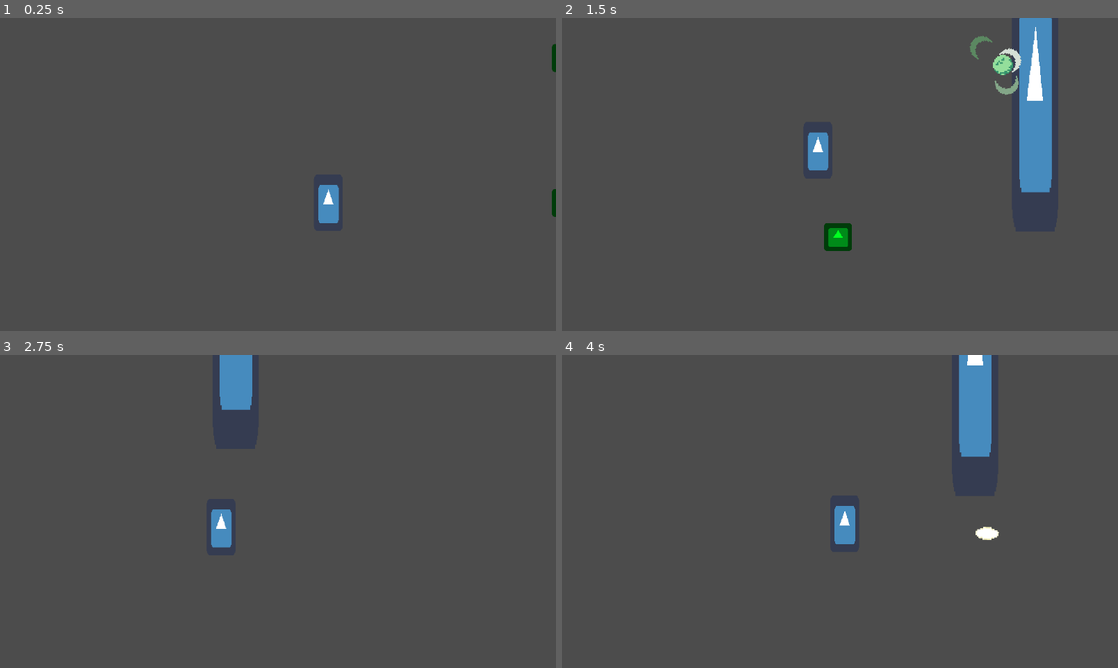
Above: before the commit, frames 1-4 (two rows, left to right).
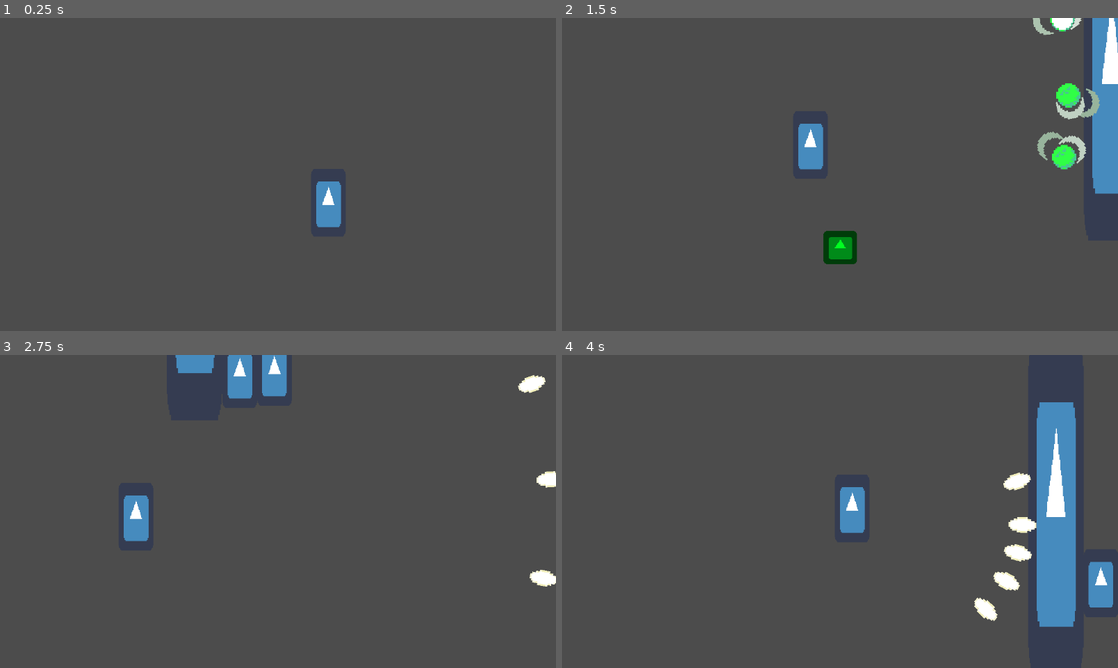
Above: after the commit, the same moments.

Repository: florian-rieder/2DShooter
Game: Godot game, scene res://test.tscn
Two runs of this game, one before a commit and one after it. Both use one fixed random seed, a clock stepped at 60 frames per second and the inputs below. The engine's default icon, where the game draws it, is replaced by a stand-in: a white triangle on a blue panel in a dark square.
Inputs (mouse positions are in pixels of both pictures, inside the frame that each line leads up to):
- Up to frame 1 (0.25 s): no input
- Up to frame 2 (1.5 s): move the mouse to (962, 158) at 0.52 s; hold D (right) 0.53-1.28 s; hold Space (fire) 0.53-1.28 s; move the mouse to (728, 190) at 1.27 s; hold S (down) from 1.28 s (still down); tap Space (fire) at 1.35 s
- Up to frame 3 (2.75 s): move the mouse to (333, 442) at 2.02 s; release S (down) at 2.03 s; hold D (right) from 2.03 s (still down); hold C from 2.03 s (still down); tap Space (fire) at 2.3 s
- Up to frame 4 (4 s): move the mouse to (812, 574) at 2.77 s; release D (right) at 2.78 s; release C at 2.78 s; hold W (up) 2.78-3.53 s; tap Space (fire) at 2.85 s; move the mouse to (1006, 558) at 3.52 s; hold A (left) from 3.53 s (still down); hold Space (fire) from 3.53 s (still down)

The runs differ from the first frame. In frame 1, 0.4% of the frame differs, in the area x 56-100%, y 8-67%; in frame 2, 8.6%; in frame 3, 3.1%; in frame 4, 9.4%, in the area x 49-100%, y 0-87%.

Commit message:
fixed a bunch of things
- shake and kickback on fire was broken
- added firing multiple projectiles at different angles
- added visibilityenabler on enemies

Diff:
--- a/2DShooter/Characters/BaseEnemy/BaseEnemy.tscn
+++ b/2DShooter/Characters/BaseEnemy/BaseEnemy.tscn
@@ -21,8 +21,10 @@
 
 [node name="DetectionArea" type="Area2D" parent="." index="3"]
 
-[node name="CollisionShape2D" type="CollisionShape2D" parent="DetectionArea" index="0"]
+[node name="DetectionShape" type="CollisionShape2D" parent="DetectionArea" index="0"]
 shape = SubResource( 1 )
+
+[node name="VisibilityEnabler2D" type="VisibilityEnabler2D" parent="." index="4"]
 
 [connection signal="body_entered" from="DetectionArea" to="." method="_on_DetectionArea_body_entered"]
 [connection signal="body_exited" from="DetectionArea" to="." method="_on_DetectionArea_body_exited"]
--- a/2DShooter/Characters/Player/Player.gd
+++ b/2DShooter/Characters/Player/Player.gd
@@ -29,8 +29,8 @@
 
 
 func powerup(powerup):
-    if powerup.is_type('WeaponResource'):
-        weapon.update_weapon(powerup)
+    if powerup is WeaponResource:
+        weapon.set_weapon(powerup)
 
 
 func die():
@@ -39,6 +39,6 @@
     get_tree().reload_current_scene()
 
 
-func _on_Weapon_shot_fired(kickback):
+func _on_Weapon_shot_fired(kickback, _shake_trauma):
     var direction = (global_position - get_global_mouse_position()).normalized()
     move_and_slide(direction * kickback)
--- a/2DShooter/Characters/Player/Player.tscn
+++ b/2DShooter/Characters/Player/Player.tscn
@@ -8,7 +8,6 @@
 [ext_resource path="res://Weapon/Weapon.tscn" type="PackedScene" id=6]
 [ext_resource path="res://Characters/Player/Player.gd" type="Script" id=7]
 [ext_resource path="res://modulate_white.gdshader" type="Shader" id=8]
-[ext_resource path="res://Weapon/Data/test_weapon.tres" type="Resource" id=9]
 
 [sub_resource type="ShaderMaterial" id=2]
 resource_local_to_scene = true
@@ -45,4 +44,6 @@
 texture = ExtResource( 3 )
 
 [node name="Weapon" parent="." index="3" instance=ExtResource( 6 )]
-weapon = ExtResource( 9 )
+
+[connection signal="shot_fired" from="Weapon" to="." method="_on_Weapon_shot_fired"]
+[connection signal="shot_fired" from="Weapon" to="CameraFocus/Camera2D" method="_on_Weapon_shot_fired"]
--- a/2DShooter/Characters/Player/ShakeCamera2D.gd
+++ b/2DShooter/Characters/Player/ShakeCamera2D.gd
@@ -39,7 +39,6 @@
 func add_trauma(amount):
     trauma = min(trauma + amount, 1.0)
 
-
 func _on_Weapon_shot_fired(_weapon_kickback, weapon_trauma):
     if trauma < 0.35:
         add_trauma(weapon_trauma)
--- a/2DShooter/Director/Director.gd
+++ b/2DShooter/Director/Director.gd
@@ -8,6 +8,7 @@
 
 var sensed_difficulty : float
 var target_difficulty : float
+var max_enemies : int = 500
 
 # call function on each member of a group:
 # get_tree().call_group("my_group","my_function",args...)
@@ -58,7 +59,7 @@
     var selected_spawnpoint = possible_spawnpoints[0]
 
     # TODO: choose enemy types and numbers
-    for _i in range(randi() % 2):
+    for _i in range(randi() % 5):
         selected_spawnpoint.spawn_random(enemy_types['BaseEnemy'])
 
 
--- a/2DShooter/Impact/Impact.gd
+++ b/2DShooter/Impact/Impact.gd
@@ -6,6 +6,5 @@
 
 # destroy this node when the animation is finished
 func _on_ImpactSprite_animation_finished():
-    $ImpactSprite.visible = false
     # wait 1 sec to make sure particles are done
     queue_free()
--- a/2DShooter/Projectile/Projectile.gd
+++ b/2DShooter/Projectile/Projectile.gd
@@ -24,17 +24,21 @@
         body.call('take_hit', projectile.damage)
     queue_free()
 
+
 func spawn_impact():
     var root = get_tree().get_root()
-    var impact = projectile.impact.instance()
-    impact.global_position = global_position
-    root.add_child(impact)
-#    for _i in range(impact_quantity):
-#        var impact = Impact.instance()
-#        var deviation = Vector2(randi() % impact_deviation, randi() % impact_deviation)
-#        root.add_child(impact)
-#        impact.playing = true
-#        impact.global_position = global_position + deviation
+#    var impact = projectile.impact.instance()
+#    impact.global_position = global_position
+#    root.add_child(impact)
+    for _i in range(projectile.impact_quantity):
+        var impact = projectile.impact.instance()
+
+        var deviation = Vector2.ZERO
+        if projectile.impact_deviation != 0:
+            deviation = Vector2(randi() % projectile.impact_deviation, randi() % projectile.impact_deviation)
+
+        root.add_child(impact)
+        impact.global_position = global_position + deviation
 
 
 func play_hit_sound(): # To avoid the sound from clipping, we generate a new audio node each time then we delete it
--- a/2DShooter/Projectile/Projectile.tscn
+++ b/2DShooter/Projectile/Projectile.tscn
@@ -13,11 +13,11 @@
 projectile = ExtResource( 3 )
 
 [node name="Sprite" type="Sprite" parent="."]
-position = Vector2( 1.19209e-07, 1.19209e-07 )
+position = Vector2( 8, 0 )
 texture = ExtResource( 1 )
 
 [node name="CollisionShape2D" type="CollisionShape2D" parent="."]
-position = Vector2( 0, 1 )
+position = Vector2( 8, 1 )
 rotation = 1.5708
 shape = SubResource( 1 )
 
--- a/2DShooter/Projectile/ProjectileResource.gd
+++ b/2DShooter/Projectile/ProjectileResource.gd
@@ -2,8 +2,10 @@
 class_name ProjectileResource
 
 
+export var speed : int
+export var damage : int
+
 export (PackedScene) var impact
 export (Array, Resource) var impact_sounds
-
-export var speed : int
-export var damage : int
+export var impact_quantity : int = 1
+export var impact_deviation : int = 0
--- a/2DShooter/Projectile/TestProjectile.tres
+++ b/2DShooter/Projectile/TestProjectile.tres
@@ -6,7 +6,9 @@
 
 [resource]
 script = ExtResource( 1 )
+speed = 500
+damage = 20
 impact = ExtResource( 3 )
 impact_sounds = [ ExtResource( 2 ) ]
-speed = 500
-damage = 20
+impact_quantity = 1
+impact_deviation = 0
--- a/2DShooter/Weapon/Data/SlowAndHeavy.tres
+++ b/2DShooter/Weapon/Data/SlowAndHeavy.tres
@@ -6,9 +6,10 @@
 
 [resource]
 script = ExtResource( 1 )
+projectile_angles = [ 0.0 ]
 rate_of_fire = 100
 inaccuracy = 0.35
-kickback = 75
+kickback = 100
 shake_trauma = 0.23
 projectile = ExtResource( 2 )
 fire_sounds = [ ExtResource( 3 ) ]
--- a/2DShooter/Weapon/Data/ToxicBlaster.tres
+++ b/2DShooter/Weapon/Data/ToxicBlaster.tres
@@ -8,6 +8,7 @@
 
 [resource]
 script = ExtResource( 1 )
+projectile_angles = [ 0.5, 0.25, 0.0, -0.25, -0.5 ]
 rate_of_fire = 200
 inaccuracy = 0.1
 kickback = 50
--- a/2DShooter/Weapon/Data/WeaponResource.gd
+++ b/2DShooter/Weapon/Data/WeaponResource.gd
@@ -3,13 +3,12 @@
 class_name WeaponResource
 
 
-export var rate_of_fire : int
+export (Array, float) var projectile_angles = [0.0]
+export var rate_of_fire : int # rpm
 export var inaccuracy : float
 export var kickback : int
 export var shake_trauma : float
 
+# Note: It is the projectile that inflicts damage, not the weapon !
 export (PackedScene) var projectile
 export (Array, Resource) var fire_sounds
-
-func is_type(type): return type == "WeaponResource" or .is_type(type)
-func    get_type(): return "WeaponResource"
--- a/2DShooter/Weapon/Data/test_weapon.tres
+++ b/2DShooter/Weapon/Data/test_weapon.tres
@@ -6,9 +6,10 @@
 
 [resource]
 script = ExtResource( 1 )
+projectile_angles = [ 0.3, 0.0, -0.3 ]
 rate_of_fire = 400
 inaccuracy = 0.15
 kickback = 40
-shake_trauma = 0.0
+shake_trauma = 0.1
 projectile = ExtResource( 3 )
 fire_sounds = [ ExtResource( 2 ) ]
--- a/2DShooter/Weapon/Weapon.gd
+++ b/2DShooter/Weapon/Weapon.gd
@@ -2,7 +2,7 @@
 
 signal shot_fired
 
-export (Resource) var weapon
+export (Resource) var weapon setget set_weapon, get_weapon
 
 onready var muzzle = $Muzzle
 onready var _root = get_tree().get_root()
@@ -11,12 +11,8 @@
 # x = seconds / shot = s/r
 # r/m = n
 # x = 60/(r/m) = s/r
-var _seconds_per_shot = 1
+onready var _seconds_per_shot = 60.0 / self.weapon.rate_of_fire # the casting is important
 var _time_since_last_shot = 0
-
-
-func _ready():
-    _seconds_per_shot = 60.0 / weapon.rate_of_fire # the casting is important
 
 
 func _physics_process(delta):
@@ -24,26 +20,39 @@
     look_at(get_global_mouse_position())
     _time_since_last_shot += delta
 
-func update_weapon(new_weapon):
-    weapon = new_weapon
-    # set new fire rate
-    _seconds_per_shot = 60.0 / weapon.rate_of_fire # the casting is important
+
+func fire():
+    # check if we can fire
+    if not can_fire():
+        return
+
+    # spawns a projectile in the direction the muzzle is pointing
+    for direction in weapon.projectile_angles:
+        spawn_projectile(direction)
+
+    # emit feedback
+    emit_signal('shot_fired', weapon.kickback, weapon.shake_trauma)
+    play_fire_sound()
 
 
-func fire():
+func can_fire():
     # check fire rate
+    # check if enough time passed since last shot
     if _time_since_last_shot < _seconds_per_shot:
-        return
+        return false
+    # if enough time has passed, reset counter
     _time_since_last_shot = 0
+    return true
 
-    # spawns a projectile in the direction the muzzle is pointing
-    var b = weapon.projectile.instance()
+
+func spawn_projectile(deviation = 0.0):
+    var inac = self.weapon.inaccuracy/2 # inaccuracy
+    var random_deviation = rand_range(-inac, inac)
+    var b = self.weapon.projectile.instance()
     owner.add_child(b)
     b.global_transform = muzzle.global_transform
-    # inaccuracy
-    b.set_rotation(b.rotation + rand_range(-weapon.inaccuracy, weapon.inaccuracy))
-    play_fire_sound()
-    emit_signal('shot_fired', weapon.kickback, weapon.shake_trauma)
+    # inaccuracy and deviation
+    b.set_rotation(b.rotation + deviation + random_deviation)
 
 
 func play_fire_sound():
@@ -57,3 +66,13 @@
     audio_node.play()
     yield(get_tree().create_timer(2), "timeout")
     audio_node.queue_free()
+
+
+func get_weapon() -> WeaponResource:
+    return weapon
+
+
+func set_weapon(new_weapon):
+    weapon = new_weapon
+    # set new fire rate
+    _seconds_per_shot = 60.0 / self.weapon.rate_of_fire # the casting is important
--- a/2DShooter/Weapon/Weapon.tscn
+++ b/2DShooter/Weapon/Weapon.tscn
@@ -1,7 +1,7 @@
 [gd_scene load_steps=7 format=2]
 
 [ext_resource path="res://Bazooka.png" type="Texture" id=1]
-[ext_resource path="res://Projectile/TestProjectile.tres" type="Resource" id=2]
+[ext_resource path="res://Weapon/Data/test_weapon.tres" type="Resource" id=2]
 [ext_resource path="res://pixelate.gdshader" type="Shader" id=3]
 [ext_resource path="res://Weapon/Weapon.gd" type="Script" id=5]
 [ext_resource path="res://shell.png" type="Texture" id=6]
@@ -15,7 +15,7 @@
 weapon = ExtResource( 2 )
 
 [node name="Muzzle" type="Position2D" parent="."]
-position = Vector2( 32, 0 )
+position = Vector2( 24, 0 )
 
 [node name="Sprite" type="Sprite" parent="."]
 visible = false
--- /dev/null
+++ b/2DShooter/default_bus_layout.tres
@@ -0,0 +1,9 @@
+[gd_resource type="AudioBusLayout" format=2]
+
+[resource]
+bus/1/name = "SFX"
+bus/1/solo = false
+bus/1/mute = false
+bus/1/bypass_fx = false
+bus/1/volume_db = 0.0
+bus/1/send = "Master"
--- a/2DShooter/project.godot
+++ b/2DShooter/project.godot
@@ -64,6 +64,7 @@
 
 config/name="2D Shooter"
 run/main_scene="res://test.tscn"
+boot_splash/bg_color=Color( 0.258824, 0.258824, 0.258824, 1 )
 config/icon="res://icon.png"
 
 [autoload]
@@ -72,10 +73,10 @@
 
 [display]
 
-window/size/width=768
-window/size/height=432
-window/size/test_width=1536
-window/size/test_height=864
+window/size/width=640
+window/size/height=360
+window/size/test_width=1280
+window/size/test_height=720
 window/stretch/aspect="keep"
 window/stretch/shrink=4.0
 
--- a/2DShooter/test.tscn
+++ b/2DShooter/test.tscn
@@ -13,7 +13,7 @@
 [node name="Node2D" type="YSort"]
 
 [node name="Wall" type="StaticBody2D" parent="."]
-position = Vector2( 300, 0 )
+position = Vector2( 320, 0 )
 
 [node name="Sprite" type="Sprite" parent="Wall"]
 scale = Vector2( 0.5, 3 )
@@ -40,8 +40,8 @@
 [node name="Player" parent="Entities" instance=ExtResource( 3 )]
 
 [node name="SpawnPoint" parent="Entities" instance=ExtResource( 6 )]
-position = Vector2( 344, -75 )
-rect = Rect2( 0, 0, 150, 150 )
+position = Vector2( 364, -50 )
+rect = Rect2( 0, 0, 100, 100 )
 entity_layer = NodePath("..")
 
 [node name="SpawnPoint2" parent="Entities" instance=ExtResource( 6 )]
Not shown: 1 places in 2DShooter/Characters/Player/Player.tscn that only renumber resources
